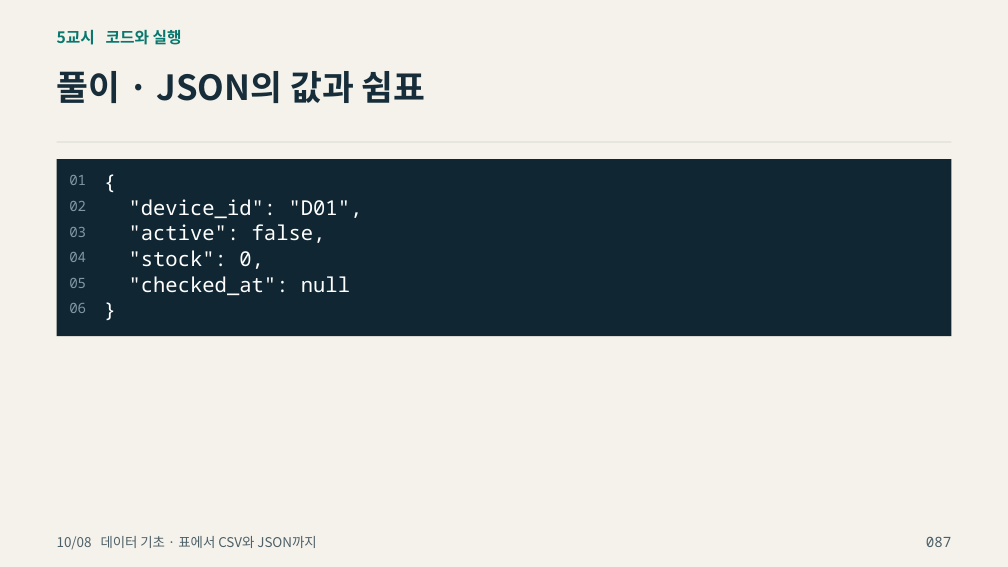
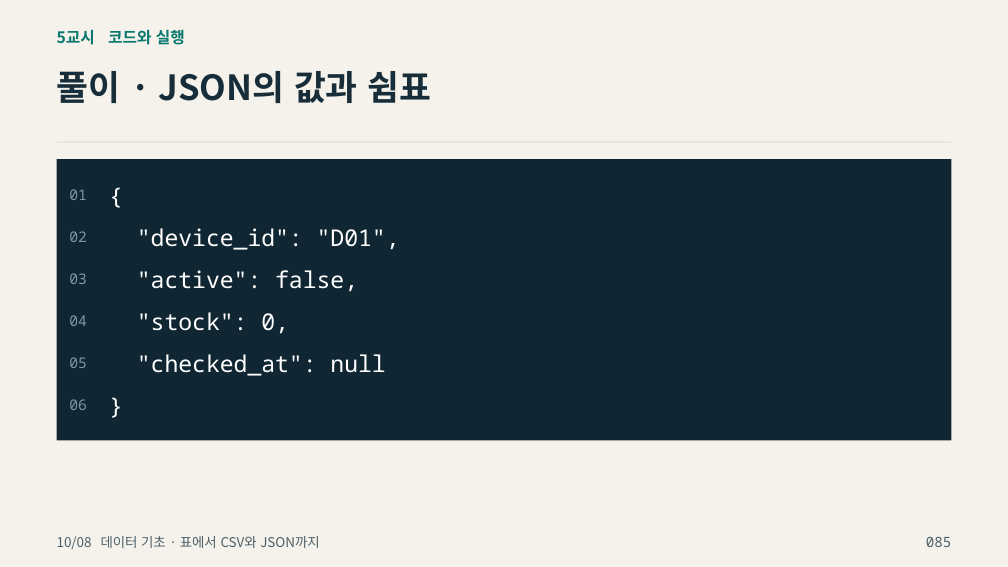
Before and after one commit to zeusk302-png/kdigital-physical-ai, a slide deck: slide 85 of downloads/2026-10-08/readable-slides.pptx (slide 87 before the commit). Drawn at 1008x567 pixels with LibreOffice and Linux fonts; fonts in the diff are those of the drawing; background and template pictures are left out. Boxes give left, top, right and bottom in pixels: in the first picture for what was removed or moved away, otherwise in the second. Text is boxed around its words. In the diff, an @@ line names an element or a change of style, - is before the commit and + after.

```diff
--- a/downloads/2026-10-08/readable-slides.pptx
+++ b/downloads/2026-10-08/readable-slides.pptx
@@ rectangle: place and size @@
-rectangle at [57,159,951,336]
+rectangle at [57,159,951,440]
@@ text "02": place and size @@
-text "02" at [69,201,86,211]
+text "02" at [69,231,87,242]
@@ text ""device_id": "D01",": place and size @@
-text ""device_id": "D01"," at [129,199,363,218]
+text ""device_id": "D01"," at [137,228,400,250]
@@ text "03": place and size @@
-text "03" at [69,227,86,237]
+text "03" at [69,273,87,284]
@@ text ""active": false,": place and size @@
-text ""active": false," at [129,224,326,243]
+text ""active": false," at [137,270,358,292]
@@ text "04": place and size @@
-text "04" at [69,252,86,262]
+text "04" at [69,315,87,326]
@@ text ""stock": 0,": place and size @@
-text ""stock": 0," at [129,250,264,269]
+text ""stock": 0," at [137,312,289,334]
@@ text "05": place and size @@
-text "05" at [69,278,86,288]
+text "05" at [69,357,87,368]
@@ text ""checked_at": null": place and size @@
-text ""checked_at": null" at [129,276,350,295]
+text ""checked_at": null" at [137,354,385,376]
@@ size 13.5 to 14 pt; vertical alignment top to middle in 6 elements at [69,189,87,200], [69,231,87,242], [69,273,87,284], [69,315,87,326], [69,357,87,368], [69,399,87,410] @@
@@ text "06": place and size @@
-text "06" at [69,303,86,313]
+text "06" at [69,399,87,410]
@@ size 19.5 to 22 pt; vertical alignment top to middle in 6 elements at [137,228,400,250], [137,270,358,292], [137,312,289,334], [137,354,385,376], [109,174,938,216], [109,384,938,426] @@
@@ text "}": place and size @@
-text "}" at [104,297,941,327]
+text "}" at [109,384,938,426]
@@ text at [926,536,951,547]: text changed @@
-087
+085
```
Also in this commit, not shown: 83 other slides changed, 33 slides added, 23 slides removed, 11 other files.
